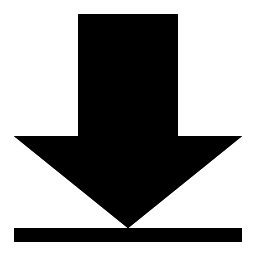
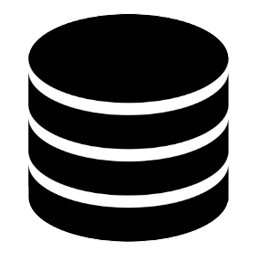
The second 256 × 256 image is a revision of the first. Changes to its layers:
added layer "Query" above "Load" over [28, 13, 229, 242]
hid "Load" over [14, 14, 242, 242]
